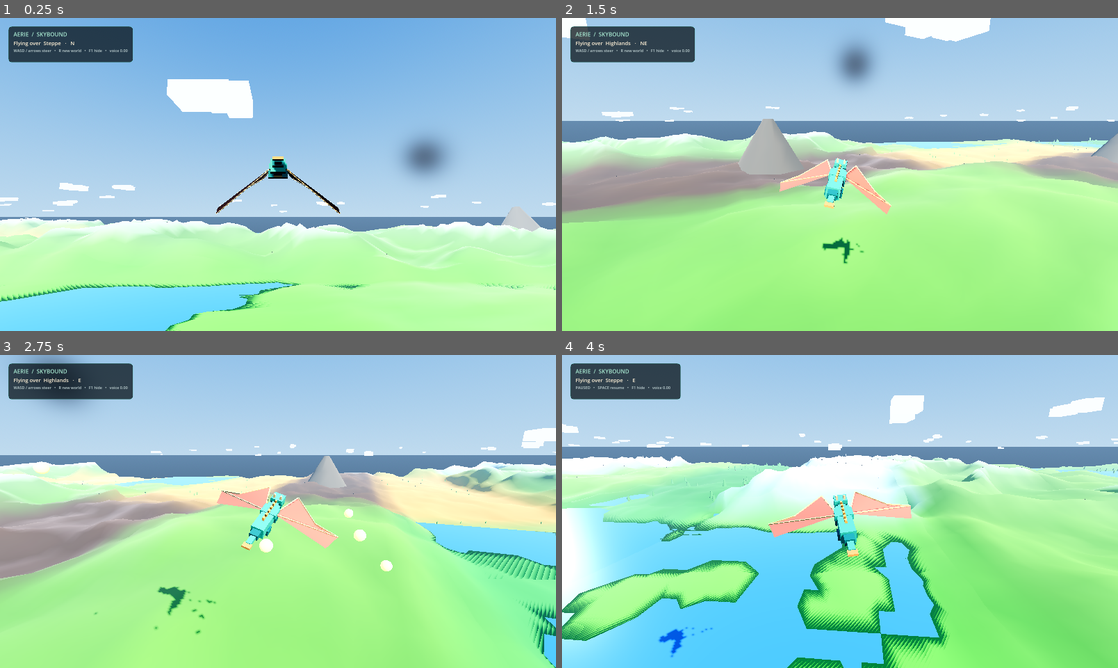
Above: before the commit, frames 1-4 (two rows, left to right).
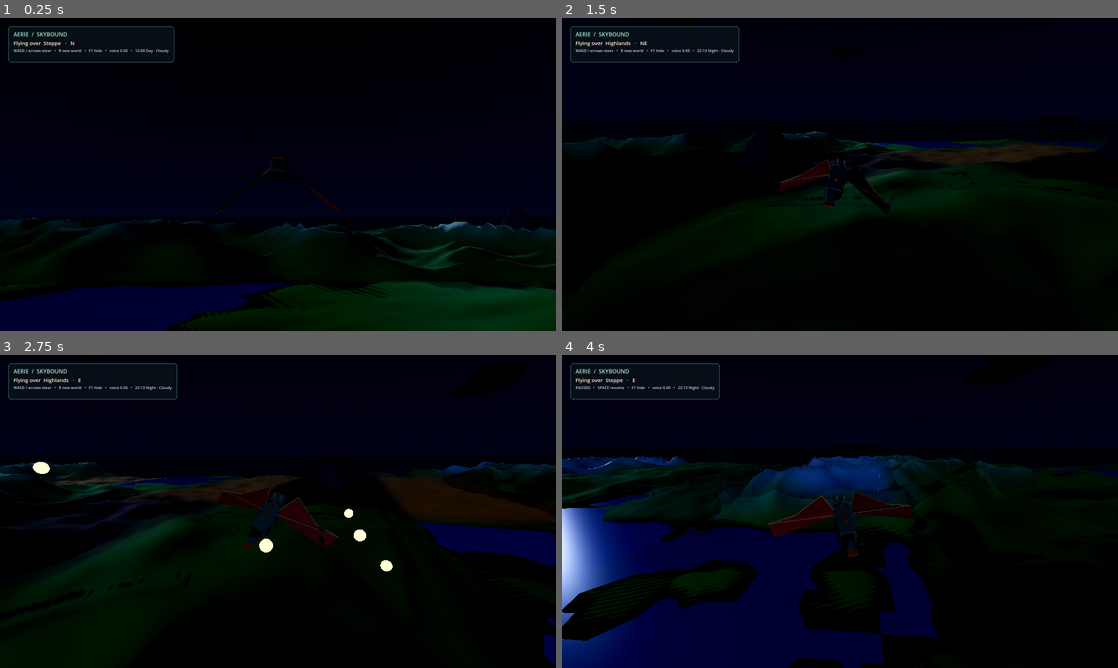
Above: after the commit, the same moments.

Repository: amurru/aerie
Game: Godot game, scene res://scenes/main.tscn
Same seed, same stepped clock (60 frames per second), same inputs: the game is played once before the commit and once after it.
Inputs (mouse positions are in pixels of both pictures, inside the frame that each line leads up to):
- Up to frame 1 (0.25 s): no input
- Up to frame 2 (1.5 s): tap Enter at 0.5 s; move the mouse to (962, 158) at 0.52 s; hold D (move_right) 0.53-1.25 s; tap R at 0.6 s; click (962, 158) at 0.67 s; tap Space at 0.77, 1.07 s; drag from (728, 190) to (812, 237) at 1.27 s
- Up to frame 3 (2.75 s): move the mouse to (333, 442) at 2.02 s; hold D (move_right) from 2.03 s (still down); tap B at 2.1 s
- Up to frame 4 (4 s): release D (move_right) at 2.75 s; drag from (812, 574) to (673, 464) at 2.77 s; move the mouse to (1006, 558) at 3.52 s; hold A (move_left) from 3.53 s (still down); tap R at 3.6 s; tap Space at 3.77 s

The runs differ from the first frame. In frame 1, 100% of the frame differs, in the area x 0-100%, y 0-100%; in frame 2, 100%; in frame 3, 100%; in frame 4, 100%.

Commit message:
Dynamic cloud deck, day/night clock, weather machine, moon fix
- EnvironmentDirector: real-clock sun arc, dawn/dusk/night blends
- Semi-random Clear/Cloudy/Fog/Storm with eased transitions
- Storm rain particles plus lightning strikes near dragon
- Deck of 26 wind-drifted clusters gated by weather coverage
- Moon anchored to light axis with low night elevation for shadow agreement

Diff:
--- /dev/null
+++ b/scripts/environment_director.gd
@@ -0,0 +1,369 @@
+class_name AerieEnvironmentDirector
+extends Node
+
+# Drives day/night from the system clock and runs a semi-random weather
+# state machine. All changes are gradual lerps, never snaps.
+
+const WEATHERS: Array[String] = ["Clear", "Cloudy", "Fog", "Storm"]
+
+const DAY_TOP := Color("2f6cb0")
+const DAY_HOR := Color("a9c6de")
+const DAY_FOG := Color("a9c4de")
+const DAY_SUN := Color("fff2df")
+const DUSK_TOP := Color("3a4a7a")
+const DUSK_HOR := Color("e8a06a")
+const DUSK_FOG := Color("c98f70")
+const DUSK_SUN := Color("ffc98a")
+const NIGHT_TOP := Color("060a14")
+const NIGHT_HOR := Color("1a2333")
+const NIGHT_FOG := Color("141c28")
+const NIGHT_SUN := Color("9fb8ff")
+
+var environment: Environment
+var sky_material: ProceduralSkyMaterial
+var sun: DirectionalLight3D
+var fill: DirectionalLight3D
+var camera: Camera3D
+var dragon: Node3D
+var fx: AerieFxManager
+
+var weather: String = "Clear"
+var weather_sun: float = 1.0
+var weather_fog: float = 0.00045
+var weather_dark: float = 0.0
+var _weather_timer: float = 90.0
+var _storm_timer: float = 5.0
+var _rain: CPUParticles3D
+var _time_of_day: float = 12.0
+var _moon: MeshInstance3D
+
+# Dynamic cloud deck (replaces the old static per-chunk puffs).
+const DECK_COUNT := 26
+const DECK_MIN_R := 90.0
+const DECK_MAX_R := 340.0
+const DECK_RESPAWN_R := 420.0
+var _deck: Array[Node3D] = []
+var _deck_scale: Array[float] = []
+var _deck_target: Array[float] = []
+var _deck_drift: Array[float] = []
+var _cloud_mats: Array[StandardMaterial3D] = []
+var _cloud_meshes: Array[BoxMesh] = []
+var _coverage: float = 9.0
+var _wind := Vector3(1.0, 0.0, 0.25).normalized()
+
+
+func setup(p_env: Environment, p_sky: ProceduralSkyMaterial, p_sun: DirectionalLight3D,
+		p_fill: DirectionalLight3D, p_camera: Camera3D, p_dragon: Node3D, p_fx: AerieFxManager) -> void:
+	environment = p_env
+	sky_material = p_sky
+	sun = p_sun
+	fill = p_fill
+	camera = p_camera
+	dragon = p_dragon
+	fx = p_fx
+	_make_rain()
+	_make_deck()
+	_make_moon()
+	_roll_weather(120.0)
+	_apply(1.0)
+
+
+func _process(delta: float) -> void:
+	_time_of_day = _clock_hours()
+	_weather_timer -= delta
+	if _weather_timer <= 0.0:
+		_roll_weather()
+	# Ease current weather params toward their targets.
+	var k: float = 1.0 - exp(-delta / 8.0)
+	weather_sun = lerpf(weather_sun, _target_sun(), k)
+	weather_fog = lerpf(weather_fog, _target_fog(), k)
+	weather_dark = lerpf(weather_dark, _target_dark(), k)
+	_apply(delta)
+	_update_rain()
+	_update_storm(delta)
+	_update_deck(delta)
+	_update_moon()
+
+
+func time_string() -> String:
+	var h: int = int(_time_of_day) % 24
+	var m: int = int((_time_of_day - floor(_time_of_day)) * 60.0)
+	return "%02d:%02d" % [h, m]
+
+
+func period_name() -> String:
+	if _day_amount() >= 0.98:
+		return "Day"
+	if _day_amount() <= 0.02:
+		return "Night"
+	if _time_of_day < 12.0:
+		return "Dawn"
+	return "Dusk"
+
+
+func _clock_hours() -> float:
+	var dt: Dictionary = Time.get_datetime_dict_from_system()
+	return float(dt.get("hour", 12)) + float(dt.get("minute", 0)) / 60.0 + float(dt.get("second", 0)) / 3600.0
+
+
+func _day_amount() -> float:
+	return clampf(smoothstep(-0.08, 0.12, sin((_time_of_day - 6.0) / 12.0 * PI)), 0.0, 1.0)
+
+
+func _dusk_amount() -> float:
+	var a: float = exp(-pow(_time_of_day - 6.75, 2.0) / 0.8)
+	var b: float = exp(-pow(_time_of_day - 17.75, 2.0) / 1.2)
+	return clampf(a + b, 0.0, 1.0)
+
+
+func _target_sun() -> float:
+	match weather:
+		"Cloudy":
+			return 0.65
+		"Fog":
+			return 0.55
+		"Storm":
+			return 0.35
+	return 1.0
+
+
+func _target_fog() -> float:
+	match weather:
+		"Cloudy":
+			return 0.0009
+		"Fog":
+			return 0.0024
+		"Storm":
+			return 0.0013
+	return 0.00045
+
+
+func _target_dark() -> float:
+	match weather:
+		"Cloudy":
+			return 0.25
+		"Fog":
+			return 0.35
+		"Storm":
+			return 0.55
+	return 0.0
+
+
+func _roll_weather(min_duration: float = 0.0) -> void:
+	var pool: Array[String] = ["Clear", "Clear", "Clear", "Clear", "Cloudy", "Cloudy", "Cloudy", "Fog", "Storm", "Storm"]
+	var next: String = pool[randi_range(0, pool.size() - 1)]
+	if next == weather:
+		next = pool[randi_range(0, pool.size() - 1)]
+	weather = next
+	var duration: float = randf_range(75.0, 200.0)
+	if weather == "Fog":
+		duration = randf_range(45.0, 120.0)
+	_weather_timer = maxf(duration, min_duration)
+
+
+func _apply(_delta: float) -> void:
+	if environment == null or sky_material == null or sun == null:
+		return
+	var day_f: float = _day_amount()
+	var dusk_f: float = _dusk_amount() * (1.0 - (1.0 - day_f) * 0.5)
+	var top: Color = DAY_TOP.lerp(DUSK_TOP, dusk_f).lerp(NIGHT_TOP, 1.0 - day_f)
+	var hor: Color = DAY_HOR.lerp(DUSK_HOR, dusk_f).lerp(NIGHT_HOR, 1.0 - day_f)
+	var fog_c: Color = DAY_FOG.lerp(DUSK_FOG, dusk_f).lerp(NIGHT_FOG, 1.0 - day_f)
+	var sun_c: Color = DAY_SUN.lerp(DUSK_SUN, dusk_f).lerp(NIGHT_SUN, 1.0 - day_f)
+	sky_material.sky_top_color = top.lerp(top * 0.45, weather_dark)
+	sky_material.sky_horizon_color = hor.lerp(hor * 0.55, weather_dark)
+	sky_material.ground_horizon_color = Color("7d9cbd").lerp(NIGHT_HOR, 1.0 - day_f)
+	# The sky shader's own sun disk does not dim with our light energy, so it
+	# would sit in the night sky as a dark blob. Shrink it away after dusk;
+	# the moon mesh takes over.
+	sky_material.sun_angle_max = lerpf(0.05, 18.0, day_f)
+	environment.fog_light_color = fog_c
+	environment.fog_density = weather_fog
+	var sun_elev: float = lerpf(11.0, _sun_elevation(), day_f)
+	var sun_azim: float = lerpf(-60.0, _sun_azimuth(), day_f)
+	sun.rotation_degrees = Vector3(-sun_elev, sun_azim, 0.0)
+	sun.light_color = sun_c
+	var base_e: float = lerpf(lerpf(0.85, 0.5, dusk_f), 0.2, 1.0 - day_f)
+	sun.light_energy = base_e * weather_sun
+	if fill != null:
+		fill.light_energy = lerpf(lerpf(0.3, 0.2, dusk_f), 0.08, 1.0 - day_f)
+	environment.ambient_light_energy = lerpf(lerpf(0.38, 0.3, dusk_f), 0.12, 1.0 - day_f)
+
+
+func _sun_elevation() -> float:
+	var day_t: float = clampf((_time_of_day - 6.0) / 12.0, 0.0, 1.0)
+	return lerpf(6.0, 58.0, sin(day_t * PI))
+
+
+func _sun_azimuth() -> float:
+	var day_t: float = clampf((_time_of_day - 6.0) / 12.0, 0.0, 1.0)
+	return lerpf(60.0, -120.0, day_t)
+
+
+func _make_deck() -> void:
+	# Shared puff sizes + 3 brightness variants, composed randomly per cluster.
+	var sizes := [
+		Vector3(14.0, 4.0, 9.0), Vector3(9.0, 3.0, 7.0), Vector3(6.0, 2.6, 5.0),
+		Vector3(18.0, 5.0, 10.0), Vector3(7.0, 4.5, 6.0), Vector3(11.0, 3.2, 12.0),
+	]
+	for s in sizes:
+		var box := BoxMesh.new()
+		box.size = s
+		_cloud_meshes.append(box)
+	for shade in [Color("f4f8fa"), Color("e8eef2"), Color("dbe3e9")]:
+		var mat := StandardMaterial3D.new()
+		mat.albedo_color = shade
+		mat.shading_mode = BaseMaterial3D.SHADING_MODE_UNSHADED
+		mat.roughness = 1.0
+		_cloud_mats.append(mat)
+	# One cluster per deck slot, scattered around the dragon.
+	for i in range(DECK_COUNT):
+		var root := Node3D.new()
+		root.name = "CloudCluster"
+		add_child(root)
+		var puffs: int = randi_range(3, 5)
+		for p in range(puffs):
+			var block := MeshInstance3D.new()
+			block.mesh = _cloud_meshes[randi_range(0, _cloud_meshes.size() - 1)]
+			block.material_override = _cloud_mats[randi_range(0, _cloud_mats.size() - 1)]
+			block.cast_shadow = GeometryInstance3D.SHADOW_CASTING_SETTING_OFF
+			block.position = Vector3(float(p - puffs / 2) * 7.0 + randf_range(-2.0, 2.0), randf_range(-1.5, 2.0), randf_range(-3.0, 3.0))
+			var sc: float = randf_range(0.7, 1.4)
+			block.scale = Vector3(sc, sc * randf_range(0.8, 1.1), sc)
+			root.add_child(block)
+		_deck.append(root)
+		_deck_scale.append(0.01)
+		_deck_target.append(0.0)
+		_deck_drift.append(randf_range(0.7, 1.3))
+		_scatter_cloud(root)
+
+
+func _scatter_cloud(root: Node3D) -> void:
+	if dragon == null:
+		return
+	var ang: float = randf_range(0.0, TAU)
+	var dist: float = randf_range(DECK_MIN_R, DECK_MAX_R)
+	root.position = Vector3(
+		dragon.global_position.x + cos(ang) * dist,
+		randf_range(70.0, 115.0),
+		dragon.global_position.z + sin(ang) * dist
+	)
+
+
+func _coverage_target() -> float:
+	match weather:
+		"Cloudy":
+			return 19.0
+		"Fog":
+			return 13.0
+		"Storm":
+			return float(DECK_COUNT)
+	return 9.0
+
+
+func _wind_speed() -> float:
+	match weather:
+		"Cloudy":
+			return 2.5
+		"Fog":
+			return 1.0
+		"Storm":
+			return 6.0
+	return 1.5
+
+
+func _update_deck(delta: float) -> void:
+	if dragon == null:
+		return
+	_coverage = lerpf(_coverage, _coverage_target(), 1.0 - exp(-delta / 6.0))
+	var bright: float = _day_amount() * (1.0 - weather_dark * 0.75)
+	var bases := [Color("f4f8fa"), Color("e8eef2"), Color("dbe3e9")]
+	for i in range(_cloud_mats.size()):
+		_cloud_mats[i].albedo_color = bases[i] * bright
+	var wind_v: Vector3 = _wind * _wind_speed()
+	for i in range(_deck.size()):
+		var root: Node3D = _deck[i]
+		root.position += wind_v * _deck_drift[i] * delta
+		var flat := Vector2(root.position.x - dragon.global_position.x, root.position.z - dragon.global_position.z)
+		if flat.length() > DECK_RESPAWN_R:
+			_scatter_cloud(root)
+		_deck_target[i] = 1.0 if float(i) < _coverage else 0.0
+		_deck_scale[i] = lerpf(_deck_scale[i], _deck_target[i], 1.0 - exp(-delta / 1.5))
+		var s: float = maxf(_deck_scale[i], 0.01)
+		root.scale = Vector3(s, s, s)
+		root.visible = _deck_scale[i] > 0.02
+
+
+func _make_moon() -> void:
+	_moon = MeshInstance3D.new()
+	_moon.name = "NightMoon"
+	var sphere := SphereMesh.new()
+	sphere.radius = 1.0
+	sphere.height = 2.0
+	sphere.radial_segments = 16
+	sphere.rings = 8
+	var mat := StandardMaterial3D.new()
+	mat.albedo_color = Color("dfe8ff")
+	mat.shading_mode = BaseMaterial3D.SHADING_MODE_UNSHADED
+	sphere.material = mat
+	_moon.mesh = sphere
+	_moon.scale = Vector3.ONE * 18.0
+	_moon.cast_shadow = GeometryInstance3D.SHADOW_CASTING_SETTING_OFF
+	_moon.visible = false
+	add_child(_moon)
+
+
+func _update_moon() -> void:
+	if _moon == null or camera == null or sun == null:
+		return
+	var day_f: float = _day_amount()
+	_moon.visible = day_f < 0.5
+	if not _moon.visible:
+		return
+	# Anchored to the real light axis, so the visible moon and the cast
+	# shadows always agree. Night elevation is low on purpose: the chase
+	# camera looks slightly downward, so a high moon would sit above the
+	# frame (and read as a detached studio light).
+	var axis: Vector3 = sun.global_transform.basis.z.normalized()
+	_moon.global_position = camera.global_position + axis * 500.0
+
+
+func _make_rain() -> void:
+	_rain = CPUParticles3D.new()
+	_rain.name = "WeatherRain"
+	_rain.amount = 900
+	_rain.lifetime = 0.9
+	_rain.local_coords = false
+	_rain.emission_shape = CPUParticles3D.EMISSION_SHAPE_BOX
+	_rain.emission_box_extents = Vector3(35.0, 1.0, 35.0)
+	_rain.direction = Vector3(0.15, -1.0, 0.05)
+	_rain.spread = 5.0
+	_rain.initial_velocity_min = 26.0
+	_rain.initial_velocity_max = 32.0
+	_rain.gravity = Vector3(0.0, -6.0, 0.0)
+	var streak := BoxMesh.new()
+	streak.size = Vector3(0.035, 0.7, 0.035)
+	var mat := StandardMaterial3D.new()
+	mat.albedo_color = Color("9fb6cc")
+	mat.shading_mode = BaseMaterial3D.SHADING_MODE_UNSHADED
+	streak.material = mat
+	_rain.mesh = streak
+	_rain.emitting = false
+	add_child(_rain)
+
+
+func _update_rain() -> void:
+	if _rain == null or camera == null:
+		return
+	_rain.global_position = camera.global_position + Vector3(0.0, 8.0, 0.0)
+	_rain.emitting = weather == "Storm"
+
+
+func _update_storm(delta: float) -> void:
+	if weather != "Storm" or fx == null or dragon == null:
+		return
+	_storm_timer -= delta
+	if _storm_timer <= 0.0:
+		_storm_timer = randf_range(3.0, 8.0)
+		var at: Vector3 = dragon.global_position + Vector3(randf_range(-40.0, 40.0), 0.0, randf_range(-60.0, -20.0))
+		fx.lightning_at(at, Color("a8c4ff"))
--- a/scripts/wallpaper.gd
+++ b/scripts/wallpaper.gd
@@ -7,11 +7,15 @@
 const AudioReactor = preload("res://scripts/audio_reactor.gd")
 const ExternalEventServer = preload("res://scripts/external_event_server.gd")
 const FxManager = preload("res://scripts/fx_manager.gd")
+const EnvironmentDirector = preload("res://scripts/environment_director.gd")
 
 var dragon: Node3D
 var world: Node3D
 var chase_camera: Camera3D
 var sun_light: DirectionalLight3D
+var fill_light: DirectionalLight3D
+var sky_material_ref: ProceduralSkyMaterial
+var environment_ref: Environment
 var hud_panel: PanelContainer
 var biome_label: Label
 var status_label: Label
@@ -23,6 +27,7 @@
 var audio_reactor: AerieAudioReactor
 var event_server: AerieExternalEventServer
 var fx_manager: AerieFxManager
+var environment_director: AerieEnvironmentDirector
 
 
 func _ready() -> void:
@@ -95,6 +100,10 @@
 	if OS.has_environment("AERIE_EVENT_PORT"):
 		tcp_port = int(OS.get_environment("AERIE_EVENT_PORT"))
 	event_server.setup(event_bus, tcp_port)
+	environment_director = EnvironmentDirector.new()
+	environment_director.name = "EnvironmentDirector"
+	add_child(environment_director)
+	environment_director.setup(environment_ref, sky_material_ref, sun_light, fill_light, chase_camera, dragon, fx_manager)
 
 
 func _add_key_action(action_name: String, keycodes: Array[int]) -> void:
@@ -122,6 +131,7 @@
 	sky_material.ground_energy_multiplier = 0.6
 	sky_material.sun_angle_max = 18.0
 	sky.sky_material = sky_material
+	sky_material_ref = sky_material
 	environment.sky = sky
 	environment.ambient_light_source = Environment.AMBIENT_SOURCE_SKY
 	environment.ambient_light_energy = 0.38
@@ -134,6 +144,7 @@
 	environment.fog_light_color = Color("a9c4de")
 	environment.fog_density = 0.00045
 	environment.fog_sky_affect = 0.15
+	environment_ref = environment
 	world_environment.environment = environment
 	add_child(world_environment)
 	var sun := DirectionalLight3D.new()
@@ -154,6 +165,7 @@
 	fill.light_energy = 0.3
 	fill.shadow_enabled = false
 	add_child(fill)
+	fill_light = fill
 
 
 func _setup_camera() -> void:
@@ -214,6 +226,8 @@
 	var extra := ""
 	if audio_reactor != null:
 		extra = "   •   voice %.2f" % audio_reactor.current_level
+	if environment_director != null:
+		extra += "   •   %s %s · %s" % [environment_director.time_string(), environment_director.period_name(), environment_director.weather]
 	if paused:
 		status_label.text = "PAUSED   •   SPACE resume   •   F1 hide" + extra
 	elif window.mode == Window.MODE_FULLSCREEN:
--- a/scripts/world_generator.gd
+++ b/scripts/world_generator.gd
@@ -126,7 +126,6 @@
 		_add_volcano(chunk, row, col)
 	if biome == "Lake country" or biome == "Steppe" or biome == "Forest":
 		_add_water(chunk, biome)
-	_add_clouds(chunk, row, col)
 
 
 func _height_for_biome(x: float, world_z: float, biome_index: int) -> float:
@@ -431,30 +430,6 @@
 	parent.add_child(crater)
 
 
-func _add_clouds(parent: Node3D, row: int, col: int) -> void:
-	var rng := RandomNumberGenerator.new()
-	rng.seed = abs(world_seed + row * 4421 + col * 149) + 5
-	# Unshaded: sun never hits cloud bottoms, so lit shading renders them
-	# near-black (see the dark slabs). Flat bright reads as stylized cloud.
-	var material := _solid_material(Color("eef4f6", 0.9))
-	material.shading_mode = BaseMaterial3D.SHADING_MODE_UNSHADED
-	for cloud in range(3):
-		var cloud_root := Node3D.new()
-		cloud_root.position = Vector3(rng.randf_range(-WORLD_WIDTH * 0.45, WORLD_WIDTH * 0.45), rng.randf_range(67.0, 94.0), -rng.randf_range(16.0, CHUNK_LENGTH - 16.0))
-		parent.add_child(cloud_root)
-		var puffs: int = rng.randi_range(3, 5)
-		for puff in range(puffs):
-			var block := MeshInstance3D.new()
-			var box := BoxMesh.new()
-			box.size = Vector3(rng.randf_range(5.0, 11.0), rng.randf_range(2.5, 4.6), rng.randf_range(4.0, 9.0))
-			box.material = material
-			block.mesh = box
-			# Rectangular shadows from puff-boxes read as glitches; skip them.
-			block.cast_shadow = GeometryInstance3D.SHADOW_CASTING_SETTING_OFF
-			block.position = Vector3(float(puff - puffs / 2) * 4.0, rng.randf_range(-0.8, 1.2), rng.randf_range(-1.5, 1.5))
-			cloud_root.add_child(block)
-
-
 func _solid_material(color: Color) -> StandardMaterial3D:
 	var material := StandardMaterial3D.new()
 	material.albedo_color = color
Not shown, added: scripts/environment_director.gd.uid
